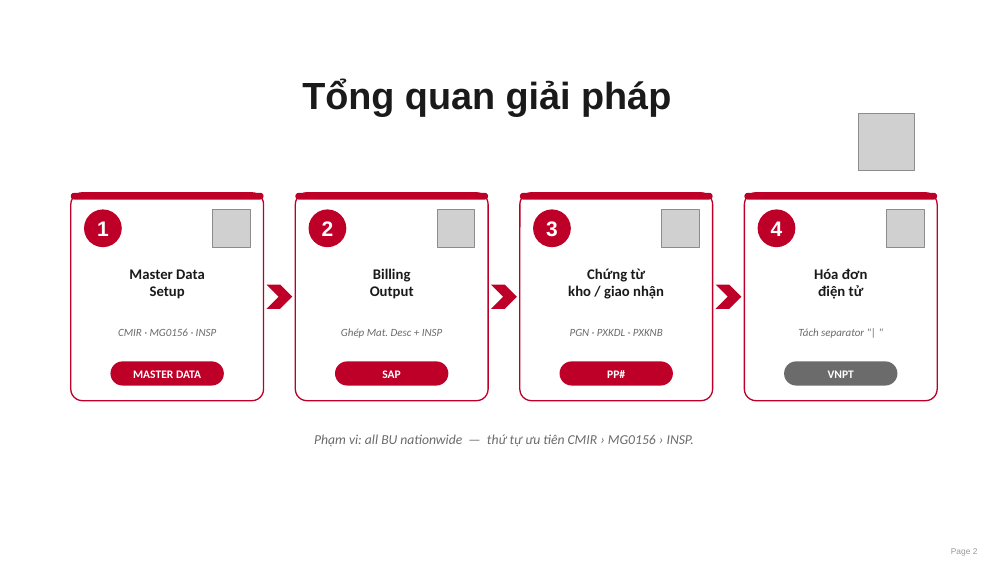
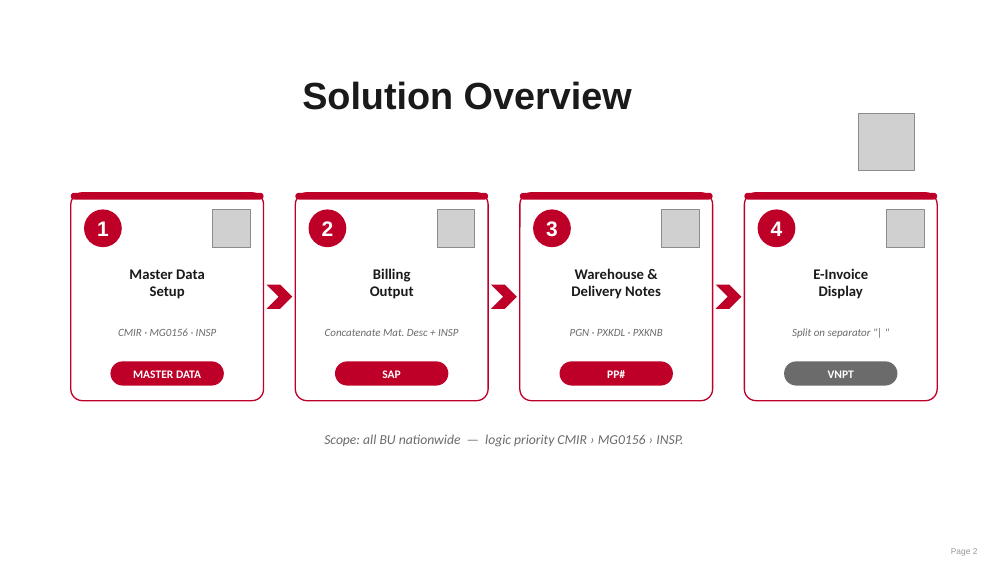
Before and after one commit to nguyenthanhitvn87-source/nguyenthanh, a slide deck: slide 2 of slide/LPNVi_LONG_PRODUCTION_NAME_VIETNAMESE.pptx. Drawn at 1008x567 pixels with LibreOffice and Linux fonts; fonts in the diff are those of the drawing; grey boxes stand for pictures; background and template pictures are left out. Boxes give left, top, right and bottom in pixels: in the first picture for what was removed or moved away, otherwise in the second. Text is boxed around its words. In the diff, an @@ line names an element or a change of style, - is before the commit and + after.

```diff
--- a/slide/LPNVi_LONG_PRODUCTION_NAME_VIETNAMESE.pptx
+++ b/slide/LPNVi_LONG_PRODUCTION_NAME_VIETNAMESE.pptx
@@ title at (x1=302, y1=81, x2=632, y2=110): text changed @@
-Tổng quan giải pháp
+Solution Overview
@@ text at (x1=571, y1=268, x2=661, y2=299): text changed @@
-Chứng từ
-kho / giao nhận
+Warehouse &
+Delivery Notes
@@ text at (x1=813, y1=268, x2=868, y2=299): text changed @@
-Hóa đơn
-điện tử
+E-Invoice
+Display
@@ text at (x1=325, y1=329, x2=458, y2=336): text changed @@
-Ghép Mat. Desc + INSP
+Concatenate Mat. Desc + INSP
@@ text at (x1=792, y1=328, x2=871, y2=338): text changed @@
-Tách separator "| "
+Split on separator "| "
@@ text at (x1=324, y1=434, x2=683, y2=447): text changed @@
-Phạm vi: all BU nationwide — thứ tự ưu tiên CMIR › MG0156 › INSP.
+Scope: all BU nationwide — logic priority CMIR › MG0156 › INSP.
```
Also in this commit, not shown: 6 other slides changed, 1 other file.
